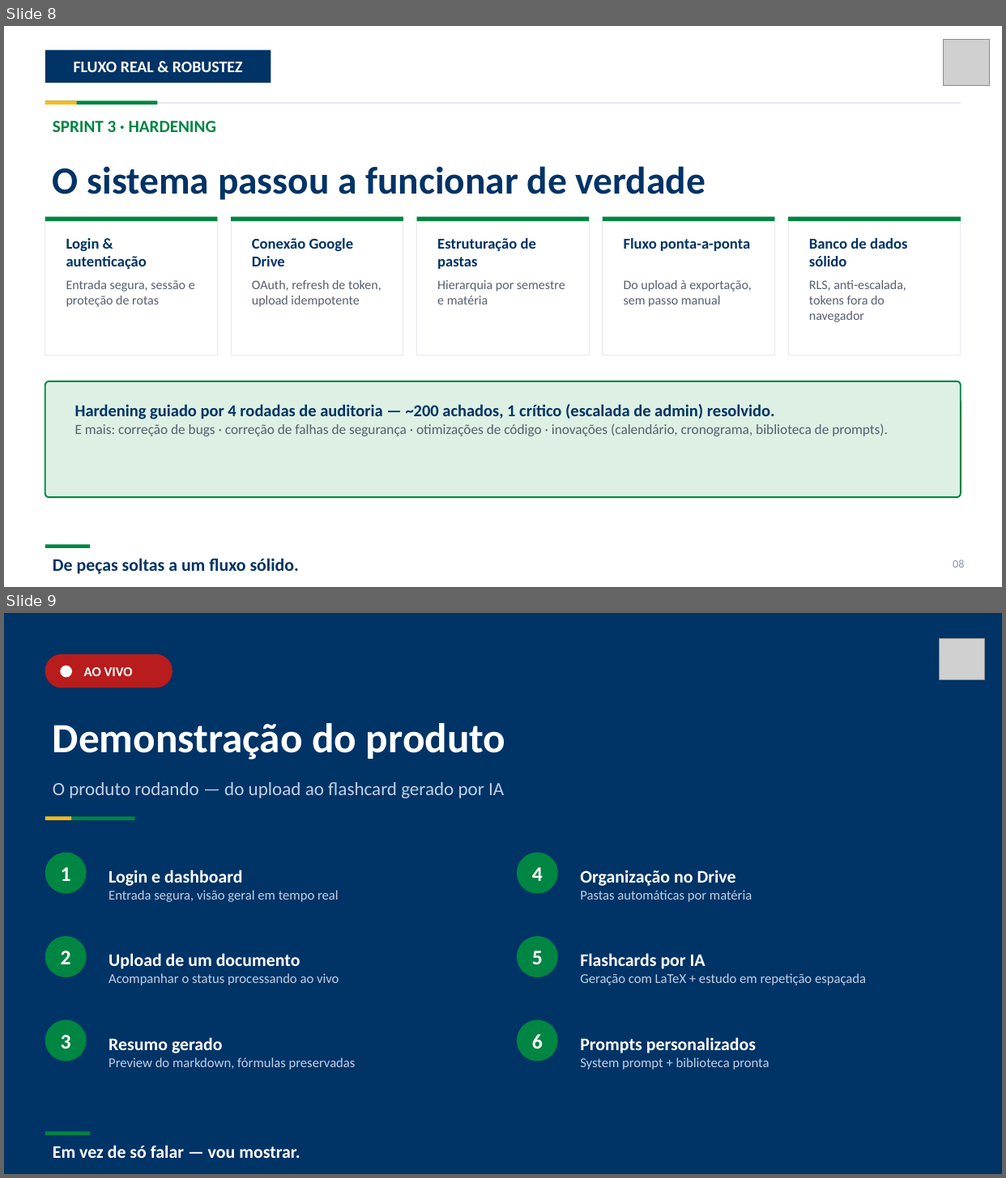
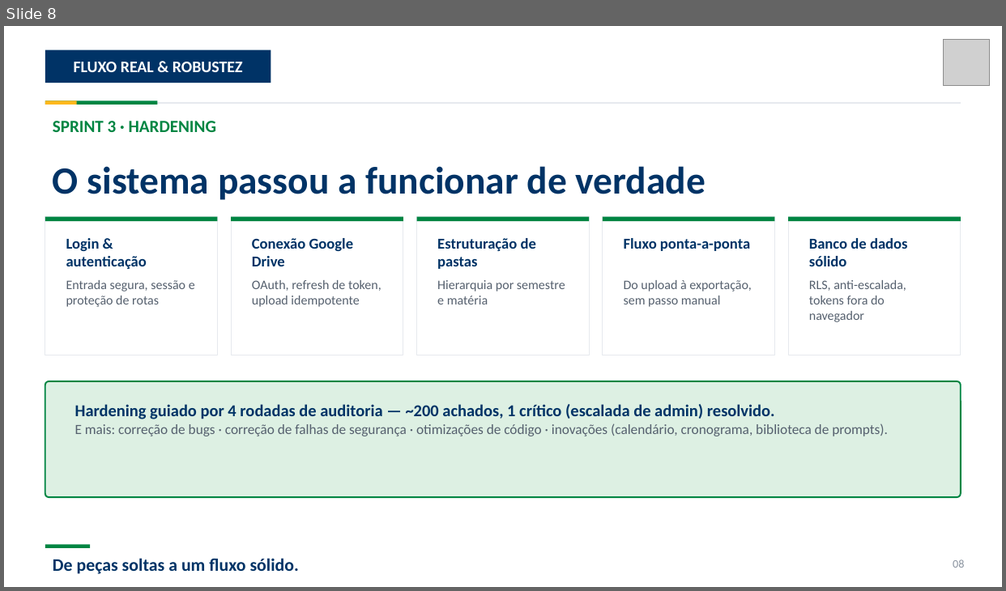
Before and after one commit to Theomurah/psp2-ia-universitarios, a slide deck: Entregas/Nao-Teams/Apresentacoes/PSP2_Apresentacao_Final.pptx. Shown one above the other, each under a label of ours: slides 8 and 9 before the commit, slide 8 after it. The pictures are 1006x1178 and 1006x591 pixels, drawn with LibreOffice and Linux fonts; fonts in the diff are those of the drawing; grey boxes stand for pictures. Boxes give left, top, right and bottom in pixels: in the first picture for what was removed or moved away, otherwise in the second. Text is boxed around its words. In the diff, an @@ line names an element or a change of style, - is before the commit and + after.

```diff
--- a/Entregas/Nao-Teams/Apresentacoes/PSP2_Apresentacao_Final.pptx
+++ b/Entregas/Nao-Teams/Apresentacoes/PSP2_Apresentacao_Final.pptx
@@ slide 9 removed at (x1=4, y1=613, x2=1002, y2=1174), background #003366 @@
@@ rounded rectangle removed at (x1=45, y1=654, x2=172, y2=688) @@
@@ picture removed at (x1=940, y1=638, x2=985, y2=679) @@
@@ ellipse removed at (x1=60, y1=666, x2=72, y2=677) @@
@@ text removed at (x1=84, y1=667, x2=133, y2=676) @@
-AO VIVO
@@ text removed at (x1=53, y1=723, x2=506, y2=760) @@
-Demonstração do produto
@@ text removed at (x1=53, y1=782, x2=504, y2=798) @@
-O produto rodando — do upload ao flashcard gerado por IA
@@ rectangle removed at (x1=45, y1=816, x2=135, y2=820) @@
@@ rectangle removed at (x1=45, y1=816, x2=71, y2=820) @@
@@ ellipse removed at (x1=45, y1=853, x2=87, y2=894) @@
@@ ellipse removed at (x1=517, y1=853, x2=558, y2=894) @@
@@ text removed at (x1=61, y1=867, x2=71, y2=881) @@
-1
@@ text removed at (x1=108, y1=870, x2=339, y2=902) @@
-Login e dashboard
-Entrada segura, visão geral em tempo real
@@ text removed at (x1=532, y1=867, x2=543, y2=881) @@
-4
@@ text removed at (x1=580, y1=890, x2=752, y2=902) @@
-Organização no Drive
-Pastas automáticas por matéria
@@ ellipse removed at (x1=45, y1=936, x2=87, y2=977) @@
@@ text removed at (x1=61, y1=951, x2=71, y2=965) @@
-2
@@ ellipse removed at (x1=517, y1=936, x2=558, y2=977) @@
@@ text removed at (x1=532, y1=951, x2=543, y2=965) @@
-5
@@ text removed at (x1=108, y1=953, x2=339, y2=986) @@
-Upload de um documento
-Acompanhar o status processando ao vivo
@@ text removed at (x1=580, y1=953, x2=866, y2=986) @@
-Flashcards por IA
-Geração com LaTeX + estudo em repetição espaçada
@@ ellipse removed at (x1=45, y1=1020, x2=87, y2=1062) @@
@@ ellipse removed at (x1=517, y1=1020, x2=558, y2=1062) @@
@@ text removed at (x1=61, y1=1035, x2=71, y2=1049) @@
-3
@@ text removed at (x1=108, y1=1037, x2=356, y2=1070) @@
-Resumo gerado
-Preview do markdown, fórmulas preservadas
@@ text removed at (x1=532, y1=1034, x2=543, y2=1050) @@
-6
@@ text removed at (x1=580, y1=1037, x2=769, y2=1070) @@
-Prompts personalizados
-System prompt + biblioteca pronta
@@ rectangle removed at (x1=45, y1=1131, x2=90, y2=1135) @@
@@ text removed at (x1=53, y1=1145, x2=300, y2=1158) @@
-Em vez de só falar — vou mostrar.
```
Also in this commit, not shown: 12 slides changed.
